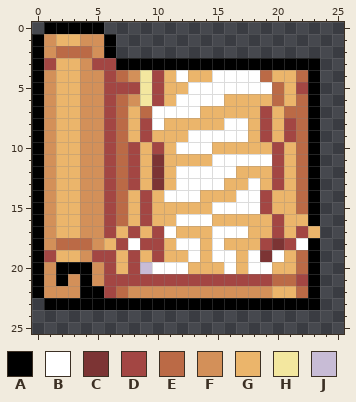
Two states of a pixel-art sprite, web/public/assets/skill-icons/WZ_FROSTNOVA.png. The picture above was drawn from the file before the commit.
The file is 26x26 pixels.
Palette (. is transparent): A #000000  B #ffffff  C #7c3434  D #a34643  E #bb6a46  F #d39059  G #ebb56b  H #f3e79f  J #c8bcd6
Pixels before, first column x 0:
 0 .AAAAA..................
 1 AFGGFFA.................
 2 AFEEEFA.................
 3 ADGGFDDAAAAAAAAAAAAAAAAA
 4 AFGGFFDEFHDGBGGBBBBEGGEA
 5 AFGGFFDDDHDGGBBBBBBBEGDA
 6 AFGGFFDEFHDGBBBBGGGGEGEA
 7 AFGGFFDEGEBBBBGGGGGDGEEA
 8 AFGGFFDEGDBGGGGGBBGDGDEA
 9 AFGGFFDEGDGGGBBBBBGDGDEA
10 AFGGFFDEDGDGBBBGGGGGDGEA
11 AFGGFFDEDGCGGGGBBBBBDGEA
12 AFGGFFDEDGCGBBBBBGGGDGEA
13 AFGGFFDEDGCGBBBBGGBGDGEA
14 AFGGFFDEGDGBBBGGGBBDGGEA
15 AFGGFFDEGDGGGGGBBBBDGGEA
16 AFGGFFDEGDGGBBBGGGGGDGGA
17 AFGGFFDGDGDBGGGBBBGGDGDG
18 AFEEEFGDBDDGBBGBGGGDCDBA
19 ADGGFDDGDGDGGBGBBGBCBGEA
20 AFAAAFDGDJBBBGGGBGBBGGEA
21 AFAFAFDDDDDDDDDDDDDDEEDA
22 AFFFAADEFFFFFFFFFFFFGGEA
23 .AAAAAAAAAAAAAAAAAAAAAAA
The same view after the edit:
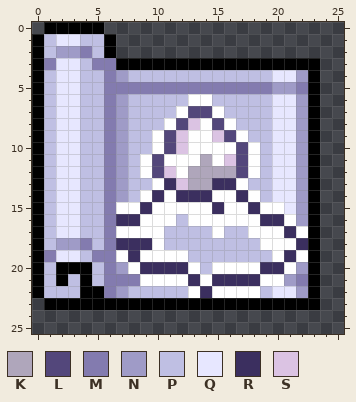
Colours new in this view: K #afa6bb  L #53477b  M #837baf  N #9f9bc7  P #bfbfe3  Q #e7e7ff  R #3b2f5f  S #dbc3e3
Difference:
Changed rows in their new state; - is an unchanged pixel.
first column x 1:
 1 PQQPP------------------
 2 PNNMP------------------
 3 MQQPMM-----------------
 4 PQQPPMNPPPPPPPPPPPPQQN-
 5 PQQPPMMMMMMMMMMMMMMNNM-
 6 PQQPPMNPPPPP--PPPPPQQN-
 7 PQQPPMNPPPP-LLBPPPPQQN-
 8 PQQPPMNPPPBLSBL-PPPQQN-
 9 PQQPPMNPPBLS--SL-PPQQN-
10 PQQPPMNPPBLS--BBLBPQQN-
11 PQQPPMNPBLBBBK-SL-PQQN-
12 PQQPPMNPBLS-KKKKLBPQQN-
13 PQQPPMNPPBRSKKRRBPPQQN-
14 PQQPPMNPBR-RRRBBR-PQQN-
15 PQQPPMBBRBBBBBR--RBBQN-
16 PQQPPMRRBBBP--BBBBRRBN-
17 PQQPPMBBBBPPPP-PPBBBRBA
18 PNNMPMRRRBPPPPPPPPBBBR-
19 MQQPMMBRBBBBPPPPPPP-RB-
20 P---PMNBRRRRBPB-B-RRBN-
21 P-P-PMMMBBBBRBRRRRBBNM-
22 PPP--MNPPPPPBRBBBBPQQN-
